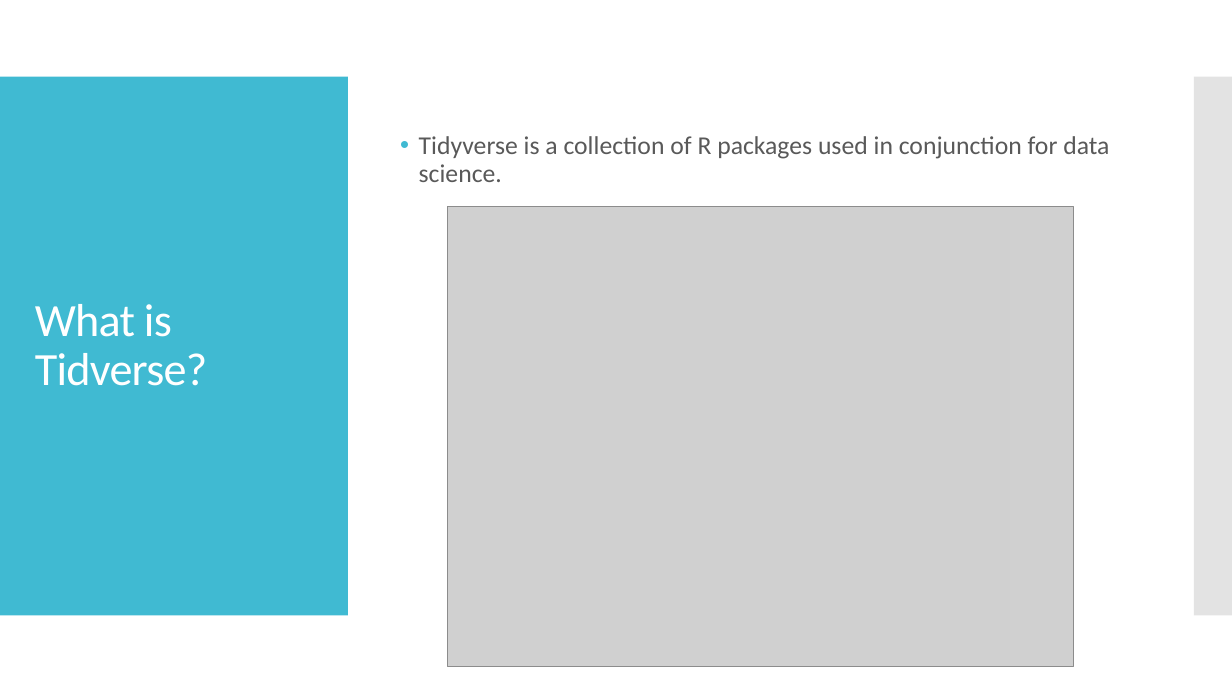
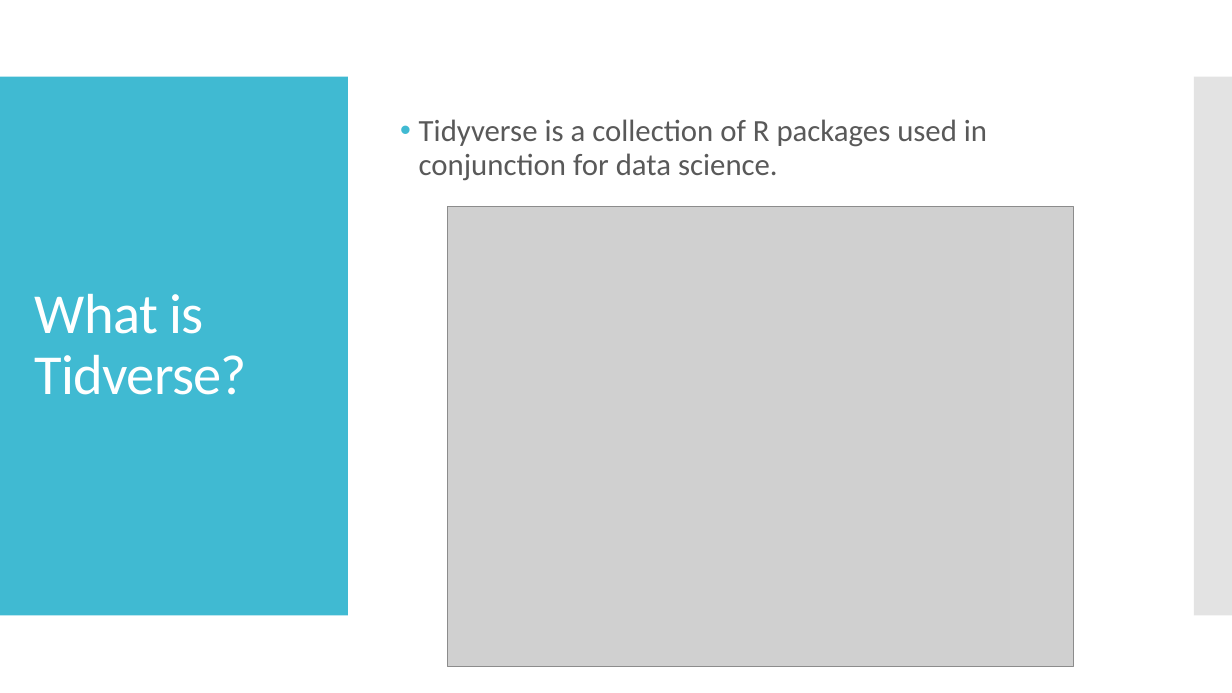
Before and after one commit to kenbraggs/Tidyverse-Workshop, a slide deck: slide 4 of Tidyverse Workshop/Presentation/Tidyverse Presentation.pptx (slide 3 before the commit). Drawn at 1232x693 pixels with LibreOffice and Linux fonts; fonts in the diff are those of the drawing; grey boxes stand for pictures. Boxes give left, top, right and bottom in pixels: in the first picture for what was removed or moved away, otherwise in the second. Text is boxed around its words. In the diff, an @@ line names an element or a change of style, - is before the commit and + after.

```diff
--- a/Tidyverse Workshop/Presentation/Tidyverse Presentation.pptx
+++ b/Tidyverse Workshop/Presentation/Tidyverse Presentation.pptx
@@ text "Tidyverse is a collection of ...": place and size @@
-text "Tidyverse is a collection of ..." at <box>419,136,1109,182</box>
+text "Tidyverse is a collection of ..." at <box>419,119,987,181</box>
@@ text "Tidyverse is a collection of ..." at <box>419,119,987,181</box>: size 20 to 24 pt @@
@@ title "What is Tidverse?" at <box>35,294,247,395</box>: size 36 to 44 pt @@
```
Also in this commit, not shown: 5 other slides changed, 1 slide added, 1 other file.
